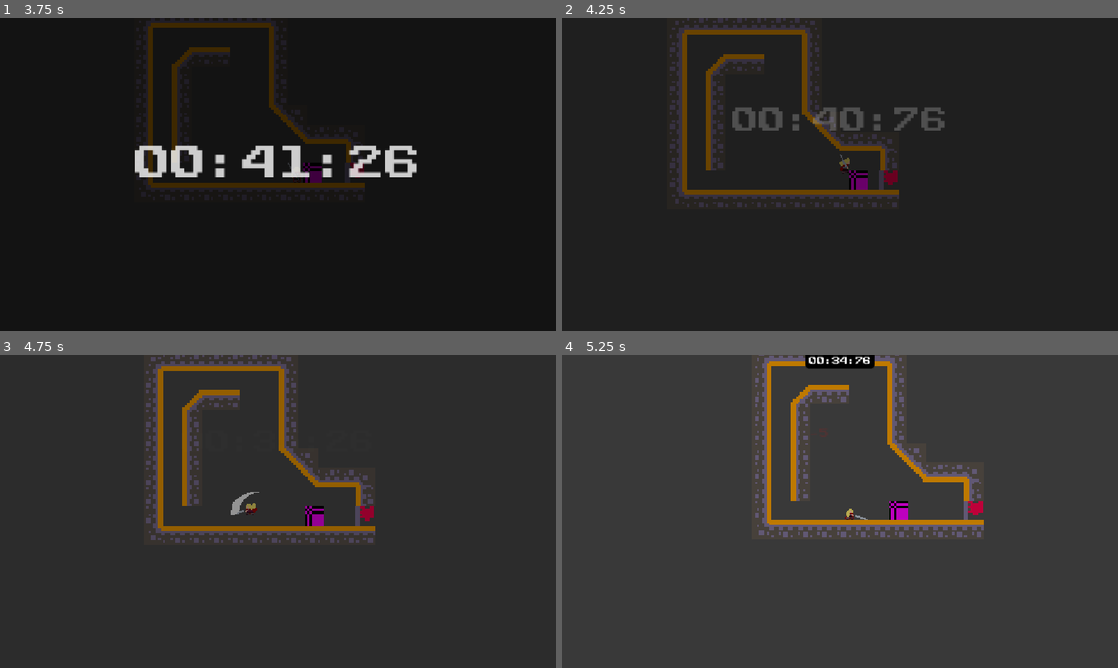
Above: before the commit, frames 1-4 (two rows, left to right).
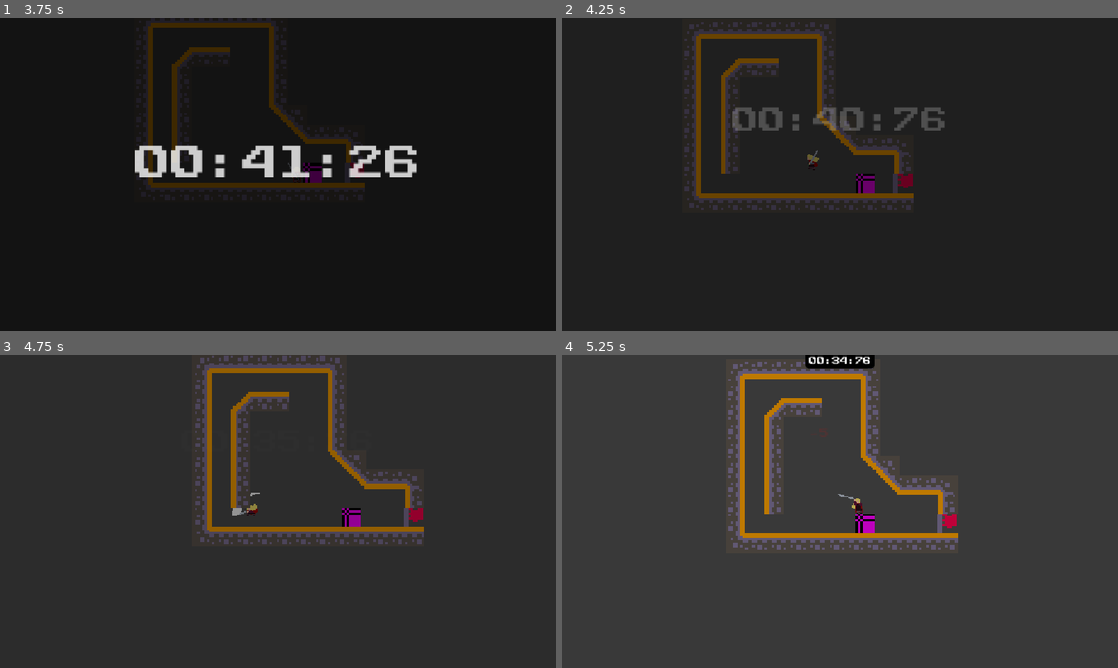
Above: after the commit, the same moments.

Repository: GameJam-NACRE/GMTK-2026
Game: Godot game, scene res://main.tscn
Same seed, same stepped clock (60 frames per second), same inputs: the game is played once before the commit and once after it.
Inputs:
- Up to frame 1 (3.75 s): tap Enter (attack) at 0.5, 0.6, 1.55, 2.1, 3.05 s; hold D (move_right) 0.53-2.03 s; tap W (move_up) at 0.77, 0.8, 1.07, 1.35, 1.52, 1.82, 2.3, 3.02, 3.32 s; hold A (move_left) 2.03-2.78 s; hold D (move_right) from 2.78 s (still down); tap Shift (run) at 2.85 s; tap P at 3.6 s
- Up to frame 2 (4.25 s): keep holding D (move_right); tap W (move_up) at 3.77, 3.8, 4.07 s
- Up to frame 3 (4.75 s): release D (move_right) at 4.28 s; hold A (move_left) from 4.28 s (still down); tap O at 4.35 s; tap W (move_up) at 4.52 s; tap Enter (attack) at 4.55 s
- Up to frame 4 (5.25 s): tap W (move_up) at 4.82 s; release A (move_left) at 5.03 s; hold D (move_right) from 5.03 s (still down); tap Enter (attack) at 5.1 s

Frame 1 is identical in both runs. In frame 2, 8.7% of the frame differs, in the area x 19-64%, y 0-62%; in frame 3, 8.7%; in frame 4, 9.3%, in the area x 29-76%, y 0-63%.

Commit message:
:recycle: Use is_on_wall() instead of manual raycasts + add wall slide

Diff:
--- a/scenes/player/player.tscn
+++ b/scenes/player/player.tscn
@@ -645,12 +645,6 @@
 [node name="Camera2D" type="Camera2D" parent="." unique_id=923523403]
 position_smoothing_enabled = true
 
-[node name="RayCastLeft" type="RayCast2D" parent="." unique_id=801758534]
-target_position = Vector2(-15, 0)
-
-[node name="RayCastRight" type="RayCast2D" parent="." unique_id=48224336]
-target_position = Vector2(15, 0)
-
 [node name="Timer" type="Timer" parent="." unique_id=92999850]
 
 [connection signal="animation_finished" from="AnimatedSprite2D" to="." method="_on_animated_sprite_2d_animation_finished"]
--- a/src/player/player.gd
+++ b/src/player/player.gd
@@ -2,8 +2,6 @@
 
 @onready var animated_sprite_2d: AnimatedSprite2D = $AnimatedSprite2D
 @onready var hit_box: Area2D = $HitBox
-@onready var rayCastLeftNode = $RayCastLeft
-@onready var rayCastRightNode = $RayCastRight
 @onready var timerNode = $Timer
 
 @export var Knockback_force: int = 1
@@ -15,8 +13,9 @@
 @export var attack_speed_scale = 1.5
 @export var attack_1_active_frame = 2
 @export var attack_2_active_frame = 3
-@export var wall_jump_power = 1250
+@export var wall_jump_power = 500
 @export var wall_jump_time = 0.2
+@export var wall_slide_speed = 150.0
 
 var is_attacking = false
 var is_running = false
@@ -67,31 +66,31 @@
 
 	var current_speed = run_speed if is_running else speed
 
-	velocity.x = direction * current_speed if direction else move_toward(velocity.x, 0, speed)
+	if not justWallJumped:
+		velocity.x = direction * current_speed if direction else move_toward(velocity.x, 0, speed)
+
+	if direction > 0 and not justWallJumped:
+		animated_sprite_2d.flip_h = false
+	elif direction < 0 and not justWallJumped:
+		animated_sprite_2d.flip_h = true
 
 	if Input.is_action_just_pressed("move_up"):
 		if is_on_floor():
 			velocity.y = jump_velocity
-		else:
-			if rayCastLeftNode.is_colliding() or rayCastRightNode.is_colliding():
+		elif is_on_wall():
 				velocity.y = jump_velocity * 0.8
+				velocity.x = get_wall_normal().x * wall_jump_power
+				animated_sprite_2d.flip_h = get_wall_normal().x < 0
 				justWallJumped = true
 				timerNode.start(wall_jump_time)
-
-			if rayCastLeftNode.is_colliding():
-				velocity.x = wall_jump_power
-			if rayCastRightNode.is_colliding():
-				velocity.x = -wall_jump_power
 
 	if (Input.is_action_just_released("move_up") and not justWallJumped) and velocity.y < 0:
 		velocity.y = jump_velocity / short_hop_divisor
 
+	if is_on_wall() and not is_on_floor() and velocity.y > 0:
+		velocity.y = min(velocity.y, wall_slide_speed)
+
 	move_and_slide()
-
-	if direction > 0:
-		animated_sprite_2d.flip_h = false
-	elif direction < 0:
-		animated_sprite_2d.flip_h = true
 
 	if Input.is_action_just_pressed("attack") and not is_attacking:
 		is_attacking = true
@@ -117,6 +116,7 @@
 	if is_attacking:
 		is_attacking = false
 		hit_box.monitorable = false
+		hit_box_was_active = false
 
 func _on_animated_sprite_2d_frame_changed() -> void:
 	if not is_attacking:
